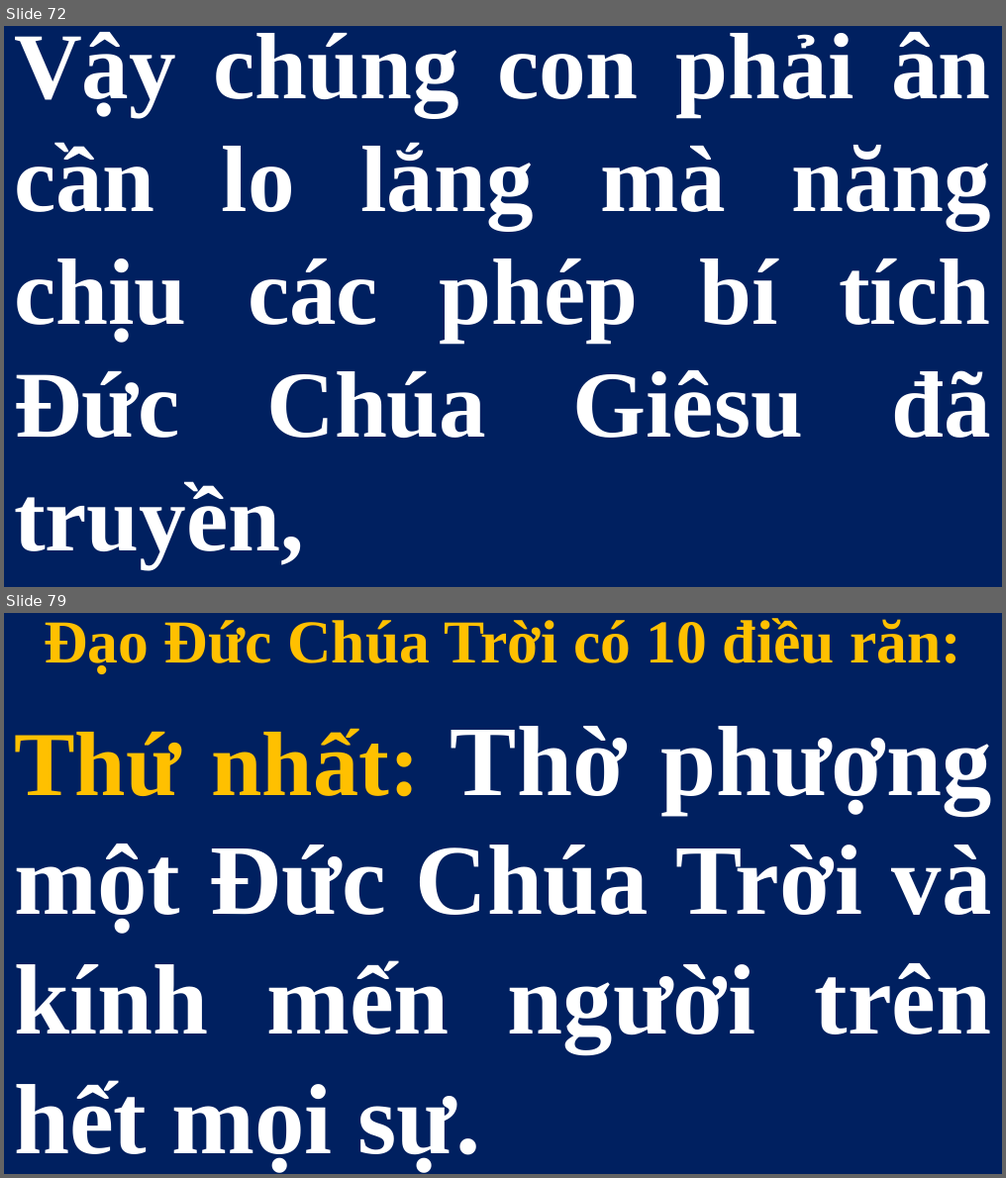
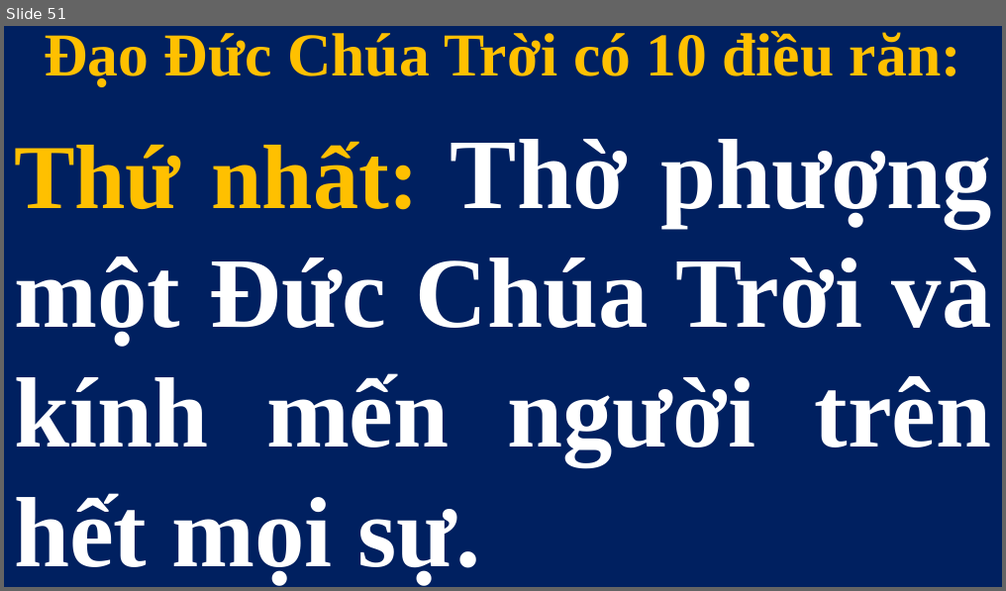
Before and after one commit to lythanhngodev64/SlideLe, a slide deck: Slide/Thứ Bảy - CN-26-TN 2026.pptx. Shown one above the other, each under a label of ours: slides 72 and 79 before the commit, slide 51 after it; the slides between them are not shown. The pictures are 1006x1178 and 1006x591 pixels, drawn with LibreOffice and Linux fonts; fonts in the diff are those of the drawing. Boxes give left, top, right and bottom in pixels: in the first picture for what was removed or moved away, otherwise in the second. Text is boxed around its words. In the diff, an @@ line names an element or a change of style, - is before the commit and + after.

```diff
--- a/Slide/Thứ Bảy - CN-26-TN 2026.pptx
+++ b/Slide/Thứ Bảy - CN-26-TN 2026.pptx
@@ slide 72 removed at <box>4,26,1002,587</box>, background #FFFFFF @@
@@ subtitle removed at <box>4,26,1002,586</box> @@
-Vậy chúng con phải ân cần lo lắng mà năng chịu các phép bí tích Đức Chúa Giêsu đã truyền,
@@ what was slide 79 is now slide 51 @@
```
Also in this commit, not shown: 27 other slides removed.
